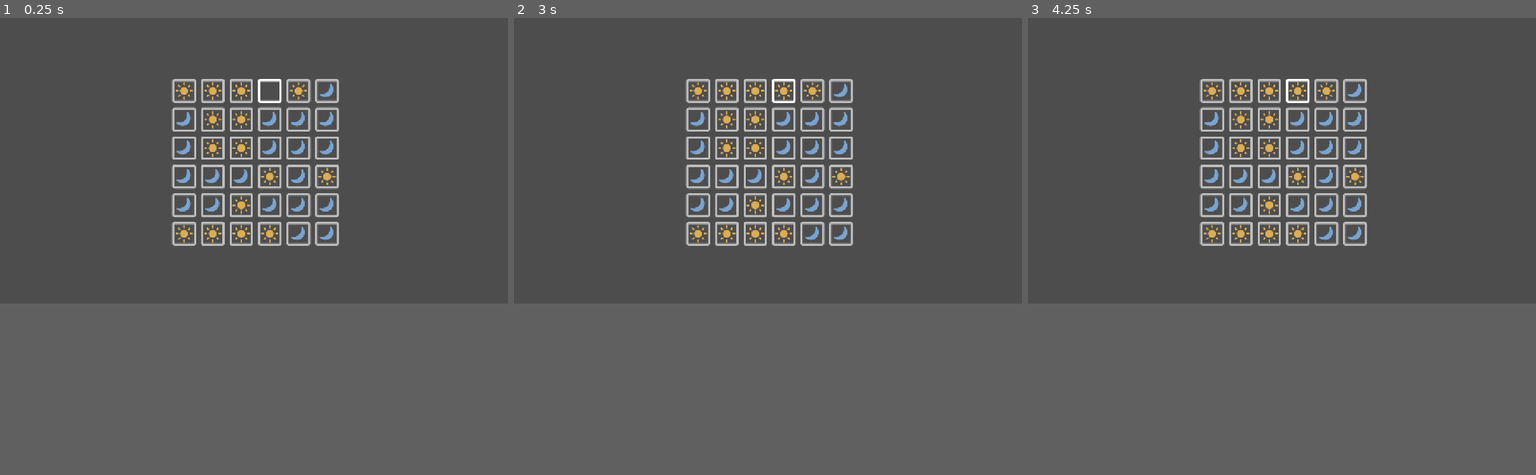
Above: before the commit, frames 1-3 (left to right).
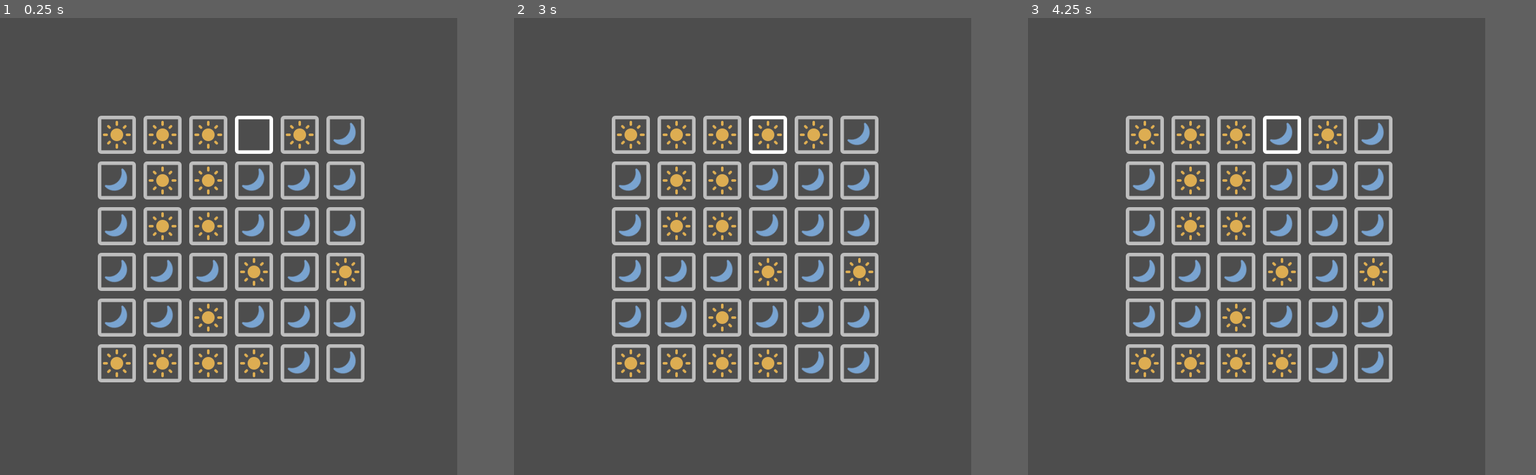
Above: after the commit, the same moments.

Repository: TacticalLaptopBag/godot-tango
Game: Godot game, scene res://test.tscn
Same seed, same stepped clock (60 frames per second), same inputs: the game is played once before the commit and once after it.
Inputs (mouse positions are in pixels of both pictures, inside the frame that each line leads up to):
- Up to frame 1 (0.25 s): no input
- Up to frame 2 (3 s): tap Enter at 0.5, 2 s; move the mouse to (696, 91) at 0.52 s; click (696, 91) at 0.67 s; tap Space at 1.25, 2.75 s; move the mouse to (727, 91) at 1.27 s; click (727, 91) at 1.42 s; move the mouse to (757, 91) at 2.02 s; click (757, 91) at 2.17 s; move the mouse to (783, 91) at 2.77 s; click (783, 91) at 2.92 s
- Up to frame 3 (4.25 s): tap Enter at 3.5 s; move the mouse to (1327, 91) at 3.52 s; click (1327, 91) at 3.67 s
In our replay, the window is 800x450 before the commit and 720x720 after it. These sizes can differ from the game's own. Grey fills any space a smaller window leaves; there, only what the larger window draws over its background counts as a difference.

The runs differ from the first frame. In frame 1, 14% of the frame differs, in the area x 19-72%, y 13-80%; in frame 2, 14%; in frame 3, 14%.

Commit message:
Create some export configs

Diff:
--- a/project.godot
+++ b/project.godot
@@ -21,7 +21,7 @@
 
 [display]
 
-window/size/viewport_width=1280
+window/size/viewport_width=720
 window/size/viewport_height=720
 window/stretch/mode="canvas_items"
 window/stretch/aspect="expand"
@@ -38,4 +38,5 @@
 [rendering]
 
 rendering_device/driver.windows="d3d12"
-renderer/rendering_method="mobile"
+renderer/rendering_method.mobile="gl_compatibility"
+textures/vram_compression/import_etc2_astc=true
Not shown, added: export_presets.cfg
